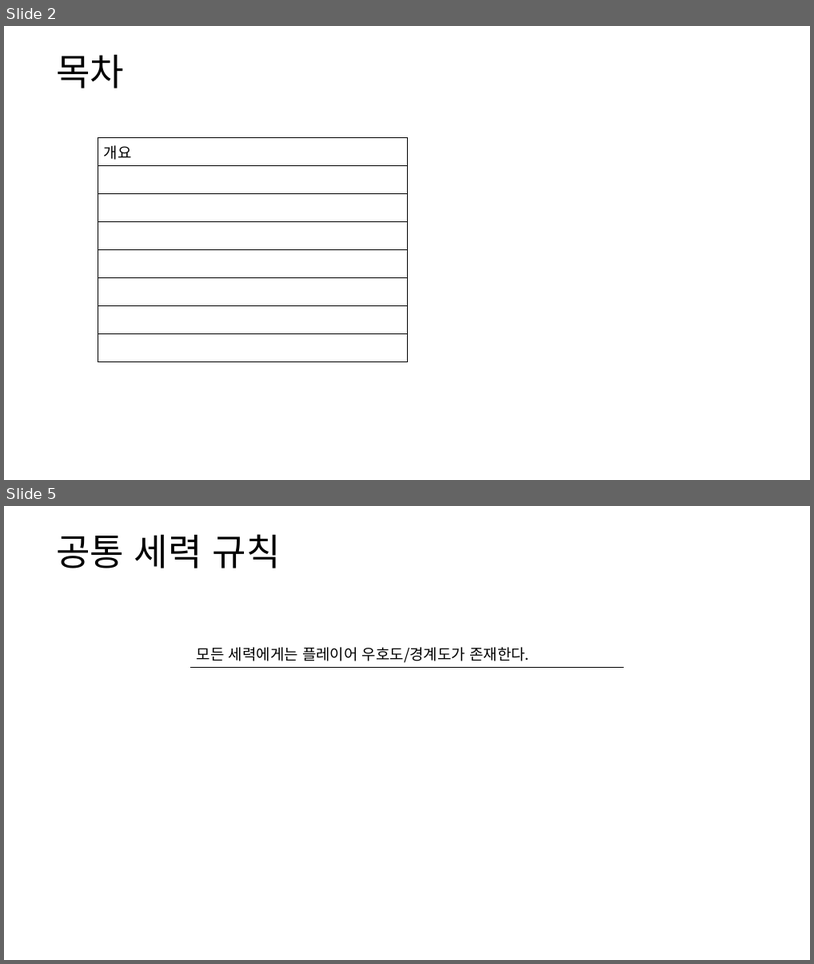
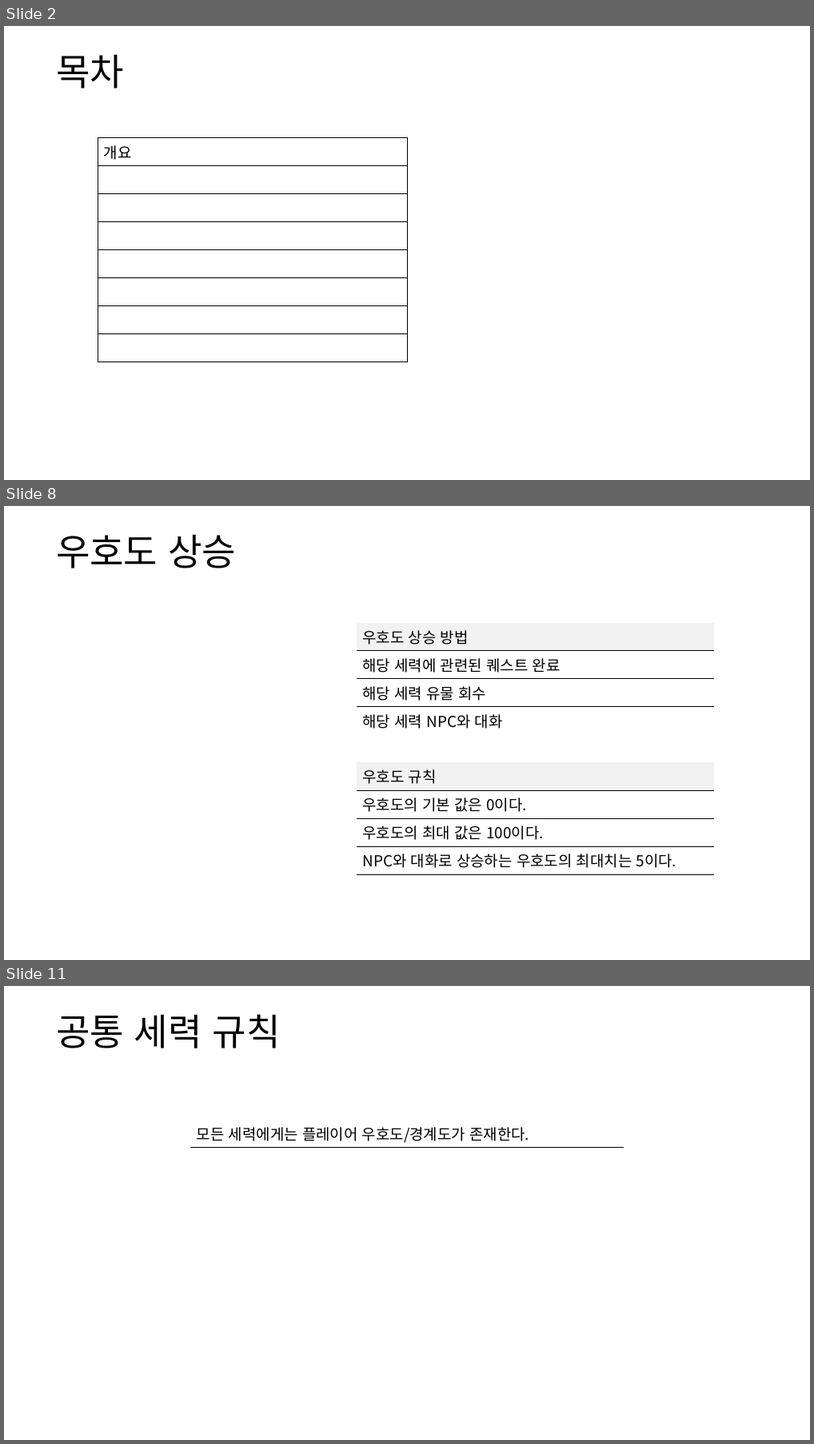
Before and after one commit to yjk0401/unityenginebasic_9th, a slide deck: 기획/방랑엽사전/세력 시스템 기획서.pptx. Shown one above the other, each under a label of ours: slides 2 and 5 before the commit, slides 2, 8 and 11 after it; the slides between them are not shown. The pictures are 814x964 and 814x1444 pixels, drawn with LibreOffice and Linux fonts; fonts in the diff are those of the drawing. Boxes give left, top, right and bottom in pixels: in the first picture for what was removed or moved away, otherwise in the second. Text is boxed around its words. In the diff, an @@ line names an element or a change of style, - is before the commit and + after.

```diff
--- a/기획/방랑엽사전/세력 시스템 기획서.pptx
+++ b/기획/방랑엽사전/세력 시스템 기획서.pptx
@@ slide 8 added at (4,506,810,960), background #FFFFFF @@
@@ text added at (56,534,236,568), 44 pt, text #000000 @@
+우호도 상승
@@ table added at (357,623,715,871), 9 rows, 1 columns @@
+우호도 상승 방법
+해당 세력에 관련된 퀘스트 완료
+해당 세력 유물 회수
+해당 세력 NPC와 대화
+
+우호도 규칙
+우호도의 기본 값은 0이다.
+우호도의 최대 값은 100이다.
+NPC와 대화로 상승하는 우호도의 최대치는 5이다.
@@ what was slide 5 is now slide 11 @@
```
Also in this commit, not shown: 2 slides changed, 5 other slides added, 2 other files.
